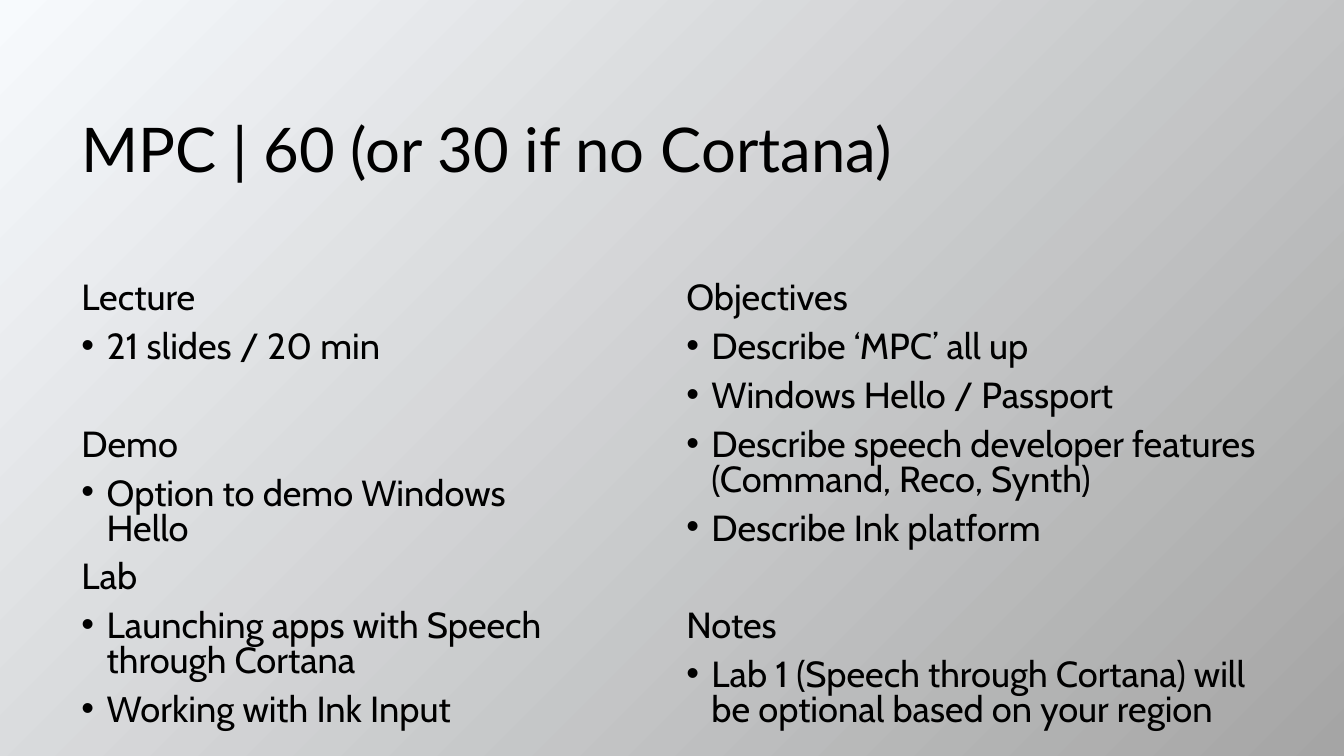
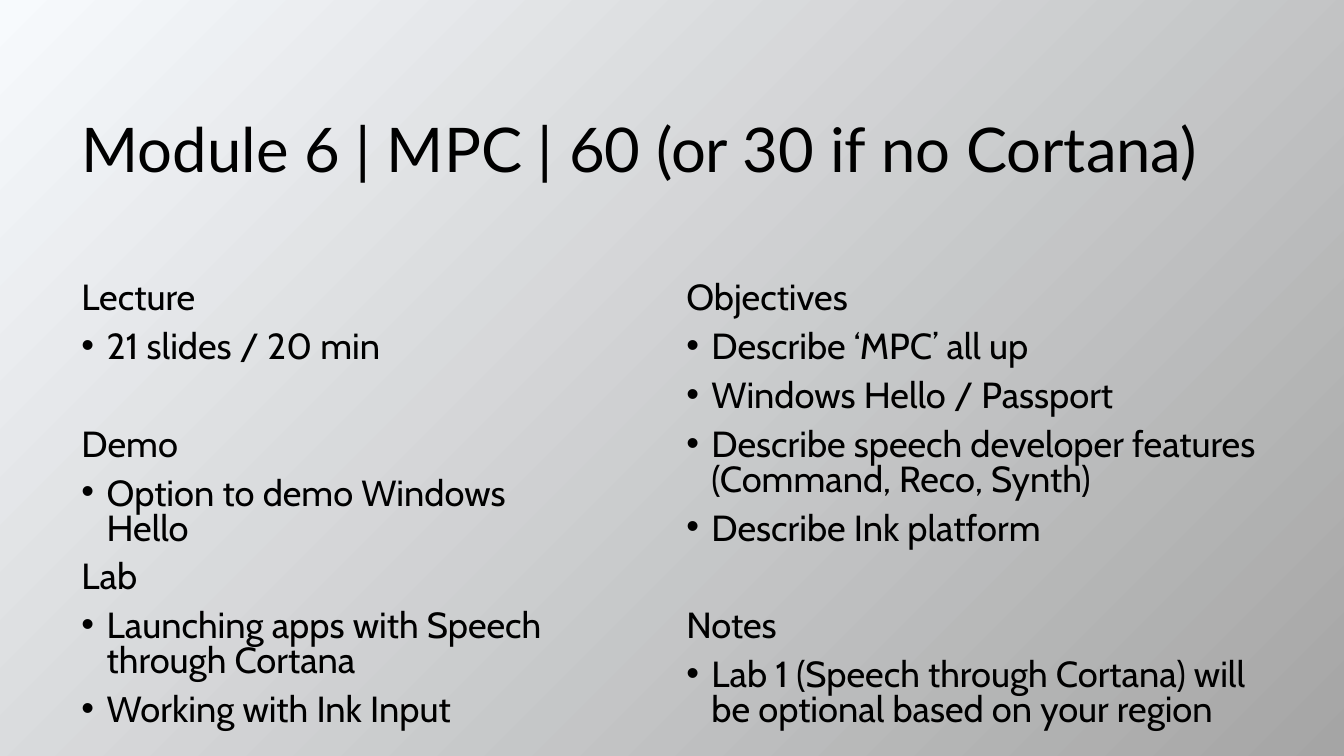
Before and after one commit to evangelism/WinDevWorkshop, a slide deck: slide 14 of 10.08.15.Train the Trainer.pptx. Drawn at 1344x756 pixels with LibreOffice and Linux fonts; fonts in the diff are those of the drawing. Boxes give left, top, right and bottom in pixels: in the first picture for what was removed or moved away, otherwise in the second. Text is boxed around its words. In the diff, an @@ line names an element or a change of style, - is before the commit and + after.

```diff
--- a/10.08.15.Train the Trainer.pptx
+++ b/10.08.15.Train the Trainer.pptx
@@ title at <box>81,124,1197,181</box>: text changed @@
-MPC | 60 (or 30 if no Cortana)
+Module 6 | MPC | 60 (or 30 if no Cortana)
```
Also in this commit, not shown: 7 other slides changed, 1 slide added, 1 slide removed.
